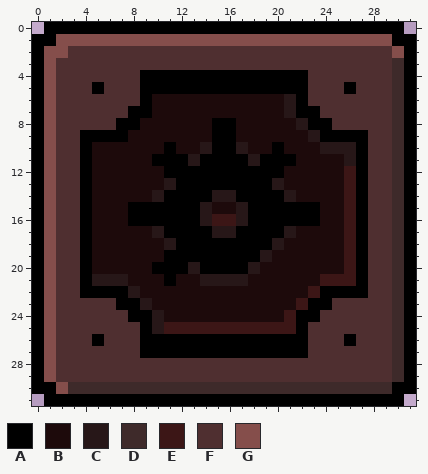
Pixel-art sprite: src/assets/block_32x32_w6.png. This is how it looked before the edit.
The file is 32x32 pixels. Colours within 5 levels of each other are drawn and written as one.
Palette (. is transparent): A #000000  B #1d0a0b  C #271718  D #3e2a2a  E #3c1616  F #4f2f30  G #854e4b
Pixels before, first column x 0:
 0 .AAAAAAAAAAAAAAAAAAAAAAAAAAAAAA.
 1 AAGGGGGGGGGGGGGGGGGGGGGGGGGGGGAA
 2 AGGFFFFFFFFFFFFFFFFFFFFFFFFFFFGA
 3 AGFFFFFFFFFFFFFFFFFFFFFFFFFFFFDA
 4 AGFFFFFFFAAAAAAAAAAAAAAFFFFFFFDA
 5 AGFFFAFFFAAAAAAAAAAAAAAFFFAFFFDA
 6 AGFFFFFFFABBBBBBBBBBBCAFFFFFFFDA
 7 AGFFFFFFAABBBBBBBBBBBCAAFFFFFFDA
 8 AGFFFFFAABBBBBBAABBBBBCAAFFFFFDA
 9 AGFFAAAABBBBBBBAABBBBBBCAAAAFFDA
10 AGFFABBBBBBABBCAACBBABBBCCCAFFDA
11 AGFFABBBBBAAACAAAACAAABBBBCAFFDA
12 AGFFABBBBBBAAAAAAAAAABBBBBEAFFDA
13 AGFFABBBBBBCAAAAAAAACBBBBBEAFFDA
14 AGFFABBBBBCAAAACCAAAACBBBBEAFFDA
15 AGFFABBBAAAAAACBBCAAAAAABBEAFFDA
16 AGFFABBBAAAAAACEECAAAAAABBEAFFDA
17 AGFFABBBBBCAAAACCAAAACBBBBEAFFDA
18 AGFFABBBBBBCAAAAAAAACBBBBBEAFFDA
19 AGFFABBBBBBAAAAAAAACBBBBBBEAFFDA
20 AGFFABBBBBAAACAAAACBBBBBBBEAFFDA
21 AGFFACCCBBBABBCCCCBBBBBBEEEAFFDA
22 AGFFAAAACBBBBBBBBBBBBBBEAAAAFFDA
23 AGFFFFFAACBBBBBBBBBBBBEAAFFFFFDA
24 AGFFFFFFAACBBBBBBBBBBEAAFFFFFFDA
25 AGFFFFFFFACEEEEEEEEEEEAFFFFFFFDA
26 AGFFFAFFFAAAAAAAAAAAAAAFFFAFFFDA
27 AGFFFFFFFAAAAAAAAAAAAAAFFFFFFFDA
28 AGFFFFFFFFFFFFFFFFFFFFFFFFFFFFDA
29 AGFFFFFFFFFFFFFFFFFFFFFFFFFFFFDA
30 AAGDDDDDDDDDDDDDDDDDDDDDDDDDDDAA
31 .AAAAAAAAAAAAAAAAAAAAAAAAAAAAAA.
After the commit:
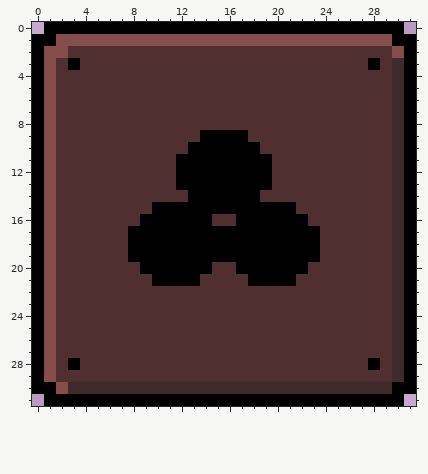
From old to new:
Changed rows in their new state; - is an unchanged pixel.
first column x 3:
 3 A------------------------A
 4 ------FFFFFFFFFFFFFF------
 5 --F---FFFFFFFFFFFFFF---F--
 6 ------FFFFFFFFFFFFFF------
 7 -----FFFFFFFFFFFFFFFF-----
 8 ----FFFFFFFFFFFFFFFFFF----
 9 -FFFFFFFFFFA--AFFFFFFFFFF-
10 -FFFFFFFFFAA--AAFFFFFFFFF-
11 -FFFFFFFF-A----A-FFFFFFFF-
12 -FFFFFFFF--------FFFFFFFF-
13 -FFFFFFFF--------FFFFFFFF-
14 -FFFFFFFFF--AA--FFFFFFFFF-
15 -FFFFFF----AAAA----FFFFFF-
16 -FFFFF-----AFFA-----FFFFF-
17 -FFFFAAA----AA----AAAFFFF-
18 -FFFFAAAA--------AAAAFFFF-
19 -FFFFAAA--------AAAAAFFFF-
20 -FFFFFA---A-FF-AAAAAFFFFF-
21 -FFFFFFA-AAFFFFAAAAFFFFFF-
22 -FFFFFFFFFFFFFFFFFFFFFFFF-
23 ----FFFFFFFFFFFFFFFFFF----
24 -----FFFFFFFFFFFFFFFF-----
25 ------FFFFFFFFFFFFFF------
26 --F---FFFFFFFFFFFFFF---F--
27 ------FFFFFFFFFFFFFF------
28 A------------------------A
